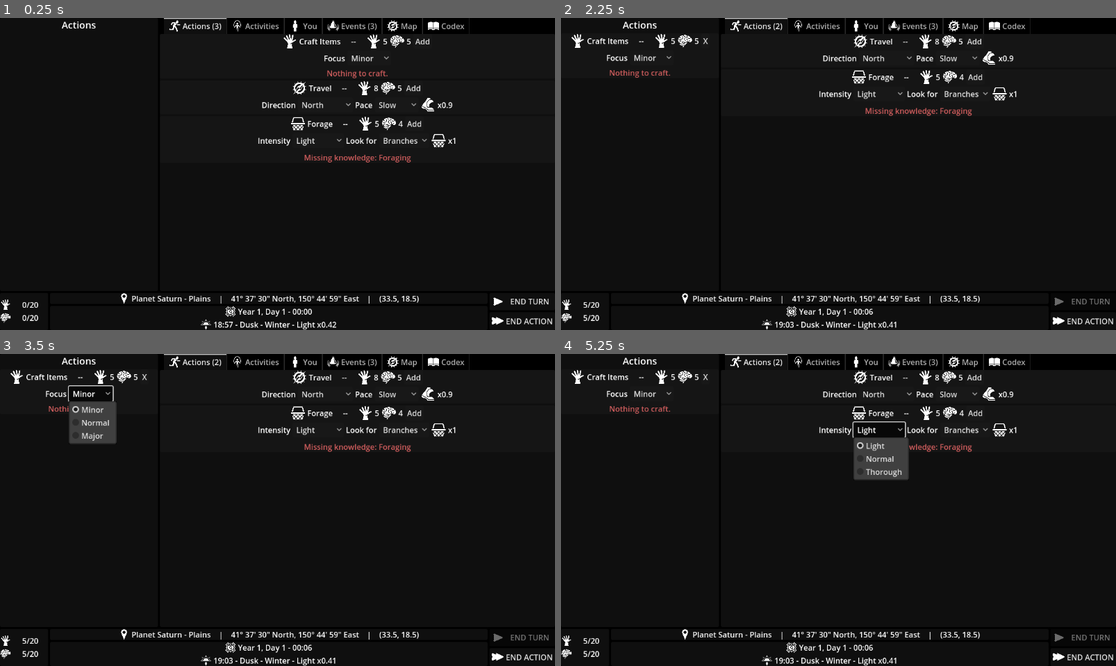
Above: before the commit, frames 1-4 (two rows, left to right).
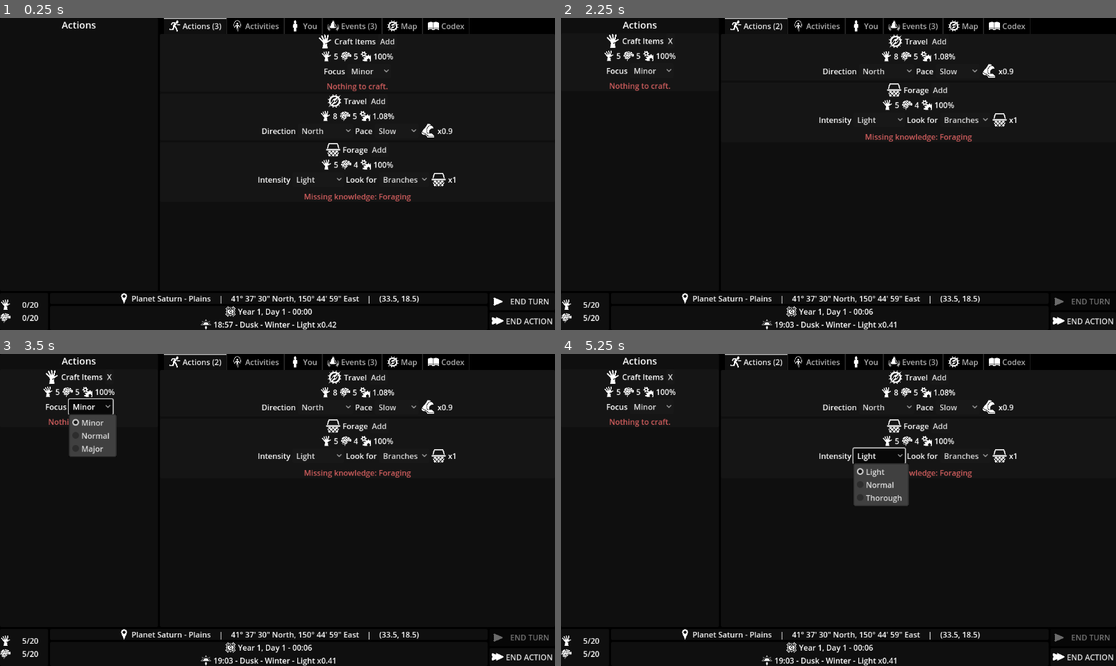
Above: after the commit, the same moments.

Repository: Turnovus/Space-Adventure-RPG
Game: Godot game, scene res://main.tscn
Two runs of this game, one before a commit and one after it. Both use one fixed random seed, a clock stepped at 60 frames per second and the inputs below.
Inputs:
- Up to frame 1 (0.25 s): no input
- Up to frame 2 (2.25 s): click "END TURN" at 0.5 s; click "END ACTION" at 1.25 s; click "Add" at 2 s
- Up to frame 3 (3.5 s): click "Minor" at 2.75 s
- Up to frame 4 (5.25 s): click "North" at 3.5 s; click "Slow" at 4.25 s; click "Light" at 5 s

The runs differ from the first frame. In frame 1, 3.6% of the frame differs, in the area x 46-83%, y 5-59%; in frame 2, 3.5%; in frame 3, 4.3%; in frame 4, 5.0%, in the area x 1-83%, y 5-49%.

Commit message:
Add action potency readout

Diff:
--- a/Alpha/interface/main_interface_components/action_listing/action_listing.gd
+++ b/Alpha/interface/main_interface_components/action_listing/action_listing.gd
@@ -10,6 +10,8 @@
 
 @export var mental_container : Container
 @export var mental_count : Label
+
+@export var potency_readout : Label
 
 @export var button : Button
 
@@ -34,8 +36,11 @@
 
 
 func update_visuals():
+	var player : Agent = await ReferenceSingleton.get_player()
+
 	update_label_and_icon()
-	update_point_display()
+	update_point_display(player)
+	update_potency_display(player)
 	rebuild_component_views()
 
 
@@ -45,9 +50,7 @@
 
 	action_label.text = action.label
 
-func update_point_display():
-	var player : Agent = await ReferenceSingleton.get_player()
-
+func update_point_display(player : Agent):
 	var physical_cost = action.get_physical_point_cost(player)
 	if physical_cost == 0:
 		physical_container.hide()
@@ -61,6 +64,12 @@
 	else:
 		mental_container.show()
 		mental_count.text = str(mental_cost)
+
+
+func update_potency_display(player : Agent):
+	var potency : float = action.get_potency(player) * 100
+	potency = snapped(potency, 0.01)
+	potency_readout.text = str(potency) + "%"
 
 
 func rebuild_component_views():
--- a/Alpha/interface/main_interface_components/action_listing/action_listing.tscn
+++ b/Alpha/interface/main_interface_components/action_listing/action_listing.tscn
@@ -1,21 +1,23 @@
-[gd_scene load_steps=5 format=3 uid="uid://cgagh2ynn47x4"]
+[gd_scene load_steps=6 format=3 uid="uid://cgagh2ynn47x4"]
 
 [ext_resource type="Texture2D" uid="uid://ricm4nnkl0g8" path="res://assets/textures/machine/cog.svg" id="1_he7ad"]
 [ext_resource type="Script" path="res://interface/main_interface_components/action_listing/action_listing.gd" id="1_vofev"]
 [ext_resource type="Texture2D" uid="uid://bj0ejx3j4n3dh" path="res://assets/textures/anatomy/palm.svg" id="2_mbd65"]
 [ext_resource type="Texture2D" uid="uid://c4lfu07sxpbv" path="res://assets/textures/anatomy/brain.svg" id="3_ju71v"]
+[ext_resource type="Texture2D" uid="uid://c1s3i2ago76h0" path="res://assets/textures/machine/gears.svg" id="5_dxt4y"]
 
-[node name="ActionListing" type="PanelContainer" node_paths=PackedStringArray("action_icon", "action_label", "physical_container", "physical_count", "mental_container", "mental_count", "button", "component_list")]
+[node name="ActionListing" type="PanelContainer" node_paths=PackedStringArray("action_icon", "action_label", "physical_container", "physical_count", "mental_container", "mental_count", "potency_readout", "button", "component_list")]
 offset_right = 431.0
 offset_bottom = 40.0
 size_flags_horizontal = 3
 script = ExtResource("1_vofev")
 action_icon = NodePath("VBoxContainer/TopBar/ActionIcon")
 action_label = NodePath("VBoxContainer/TopBar/ActionLabel")
-physical_container = NodePath("VBoxContainer/TopBar/Physical")
-physical_count = NodePath("VBoxContainer/TopBar/Physical/PhysicalCost")
-mental_container = NodePath("VBoxContainer/TopBar/Mental")
-mental_count = NodePath("VBoxContainer/TopBar/Mental/MentalCost")
+physical_container = NodePath("VBoxContainer/MiddleBar/Physical")
+physical_count = NodePath("VBoxContainer/MiddleBar/Physical/PhysicalCost")
+mental_container = NodePath("VBoxContainer/MiddleBar/Mental")
+mental_count = NodePath("VBoxContainer/MiddleBar/Mental/MentalCost")
+potency_readout = NodePath("VBoxContainer/MiddleBar/Potency/PotencyReadout")
 button = NodePath("VBoxContainer/TopBar/Button")
 component_list = NodePath("VBoxContainer/ComponentViews")
 
@@ -35,39 +37,54 @@
 layout_mode = 2
 text = "Sample Text"
 
-[node name="Space" type="Label" parent="VBoxContainer/TopBar"]
-layout_mode = 2
-text = "    --    "
-
-[node name="Physical" type="HBoxContainer" parent="VBoxContainer/TopBar"]
-layout_mode = 2
-
-[node name="PhysicalIcon" type="TextureRect" parent="VBoxContainer/TopBar/Physical"]
-layout_mode = 2
-texture = ExtResource("2_mbd65")
-expand_mode = 2
-
-[node name="PhysicalCost" type="Label" parent="VBoxContainer/TopBar/Physical"]
-layout_mode = 2
-text = "0"
-
-[node name="Mental" type="HBoxContainer" parent="VBoxContainer/TopBar"]
-layout_mode = 2
-
-[node name="MentalIcon" type="TextureRect" parent="VBoxContainer/TopBar/Mental"]
-layout_mode = 2
-texture = ExtResource("3_ju71v")
-expand_mode = 2
-
-[node name="MentalCost" type="Label" parent="VBoxContainer/TopBar/Mental"]
-layout_mode = 2
-text = "0"
-
 [node name="Button" type="Button" parent="VBoxContainer/TopBar"]
 layout_mode = 2
 size_flags_horizontal = 8
 text = "Add"
 
+[node name="MiddleBar" type="HBoxContainer" parent="VBoxContainer"]
+layout_mode = 2
+alignment = 1
+
+[node name="Physical" type="HBoxContainer" parent="VBoxContainer/MiddleBar"]
+layout_mode = 2
+alignment = 1
+
+[node name="PhysicalIcon" type="TextureRect" parent="VBoxContainer/MiddleBar/Physical"]
+layout_mode = 2
+texture = ExtResource("2_mbd65")
+expand_mode = 2
+
+[node name="PhysicalCost" type="Label" parent="VBoxContainer/MiddleBar/Physical"]
+layout_mode = 2
+text = "0"
+
+[node name="Mental" type="HBoxContainer" parent="VBoxContainer/MiddleBar"]
+layout_mode = 2
+alignment = 1
+
+[node name="MentalIcon" type="TextureRect" parent="VBoxContainer/MiddleBar/Mental"]
+layout_mode = 2
+texture = ExtResource("3_ju71v")
+expand_mode = 2
+
+[node name="MentalCost" type="Label" parent="VBoxContainer/MiddleBar/Mental"]
+layout_mode = 2
+text = "0"
+
+[node name="Potency" type="HBoxContainer" parent="VBoxContainer/MiddleBar"]
+layout_mode = 2
+alignment = 1
+
+[node name="PotencyIcon" type="TextureRect" parent="VBoxContainer/MiddleBar/Potency"]
+layout_mode = 2
+texture = ExtResource("5_dxt4y")
+expand_mode = 2
+
+[node name="PotencyReadout" type="Label" parent="VBoxContainer/MiddleBar/Potency"]
+layout_mode = 2
+text = "100%"
+
 [node name="ComponentViews" type="VBoxContainer" parent="VBoxContainer"]
 layout_mode = 2
 alignment = 1
